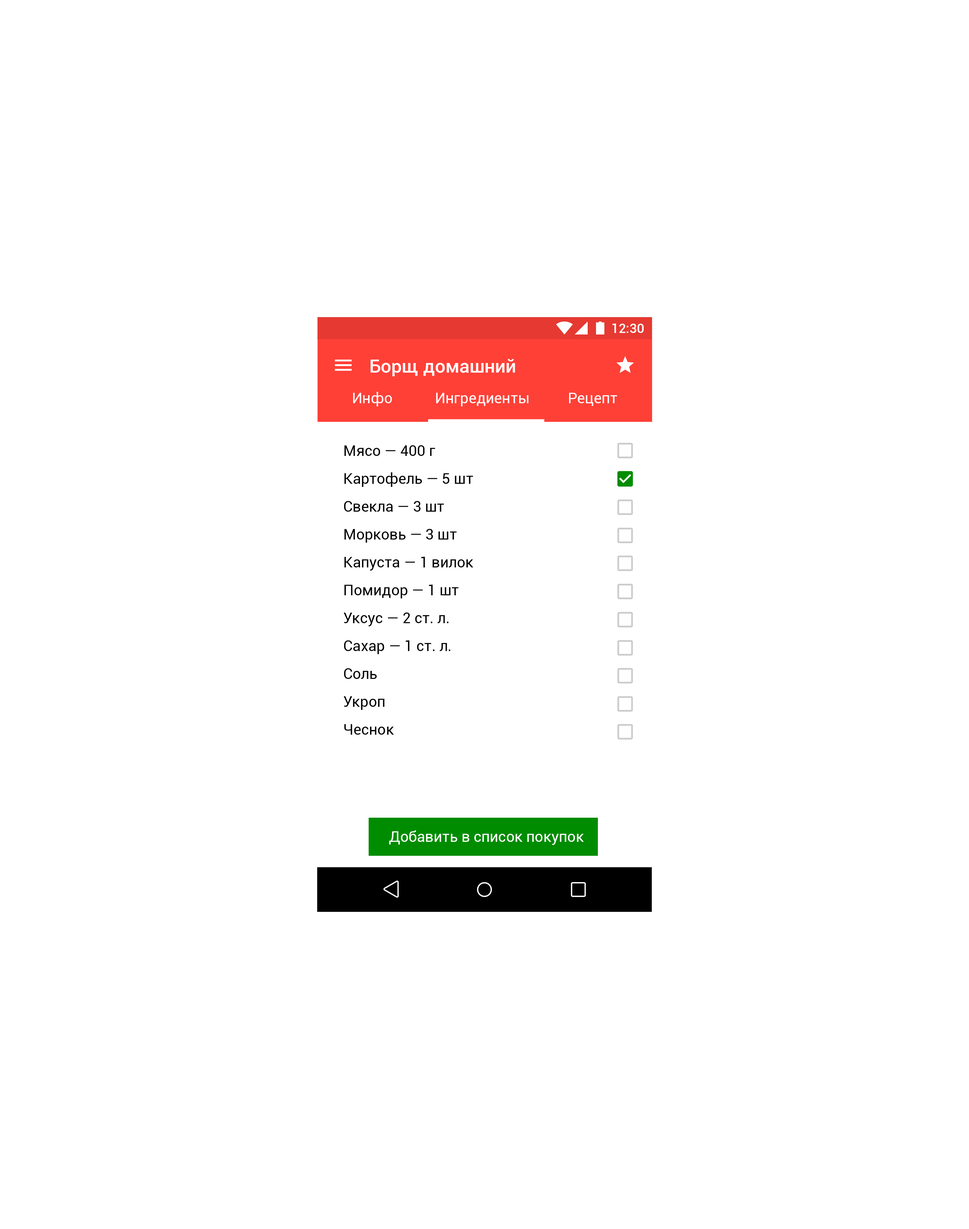
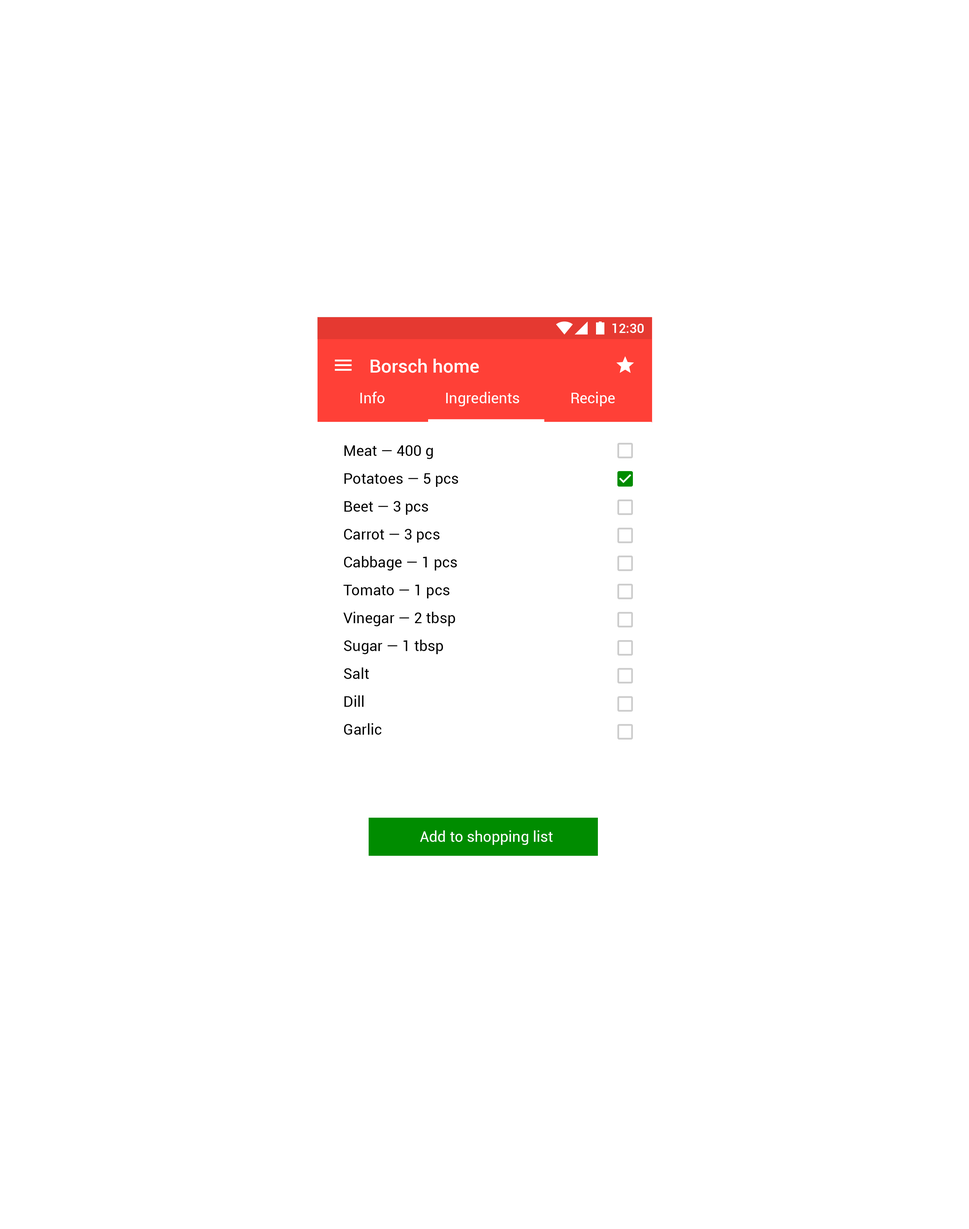
The second 969x1229 image is a revision of the first. Changes to its layers:
painted on "Добавить в список покупок" over (389, 830, 585, 846)
painted on "Мясо — 400 г Картофель — 5 шт Свекла — 3 шт Морковь — 3 шт Капустa — 1 вилок По…" over (343, 445, 474, 735)
painted on "Рецепт" over (569, 391, 618, 407)
painted on "Ингредиенты" over (436, 391, 529, 407)
painted on "Инфо" over (353, 391, 392, 407)
hid group "<Group>" (2nd of 3, in "smachno_ingredients _list_open") (4 layers) over (317, 867, 652, 913)
hid "Compound Shape" (16th of 23, in "smachno_ingredients _list_open") over (340, 874, 633, 876)
painted on "Борщ домашний" over (370, 358, 516, 377)
